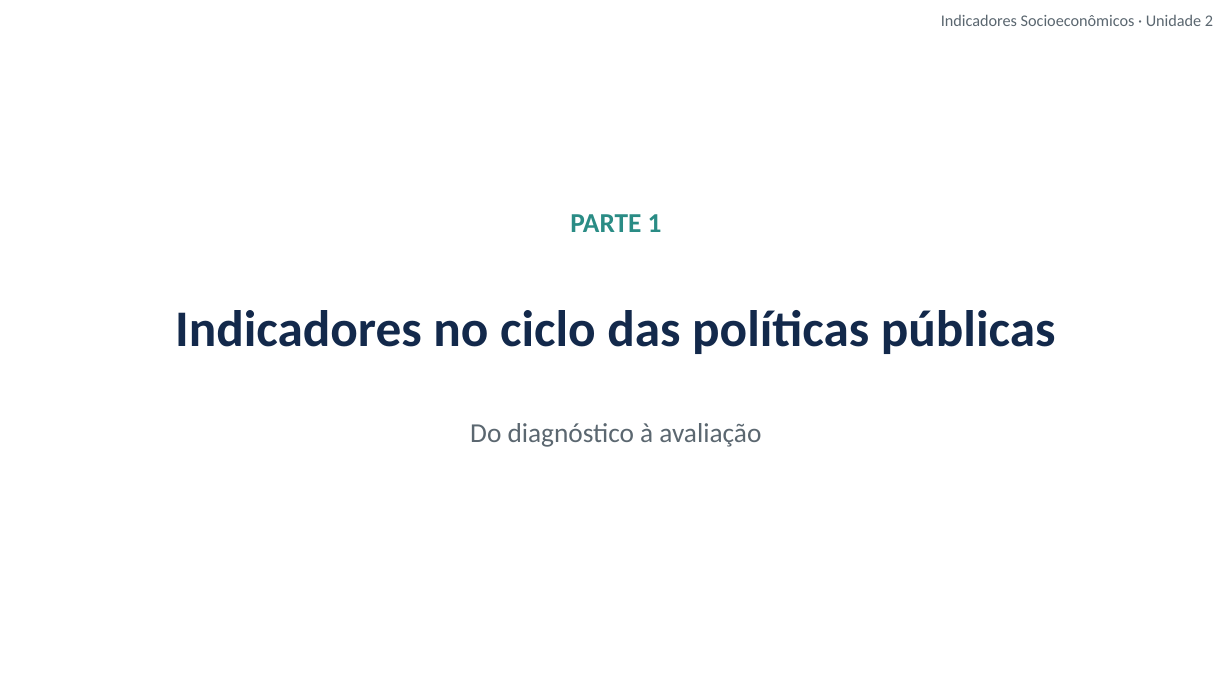
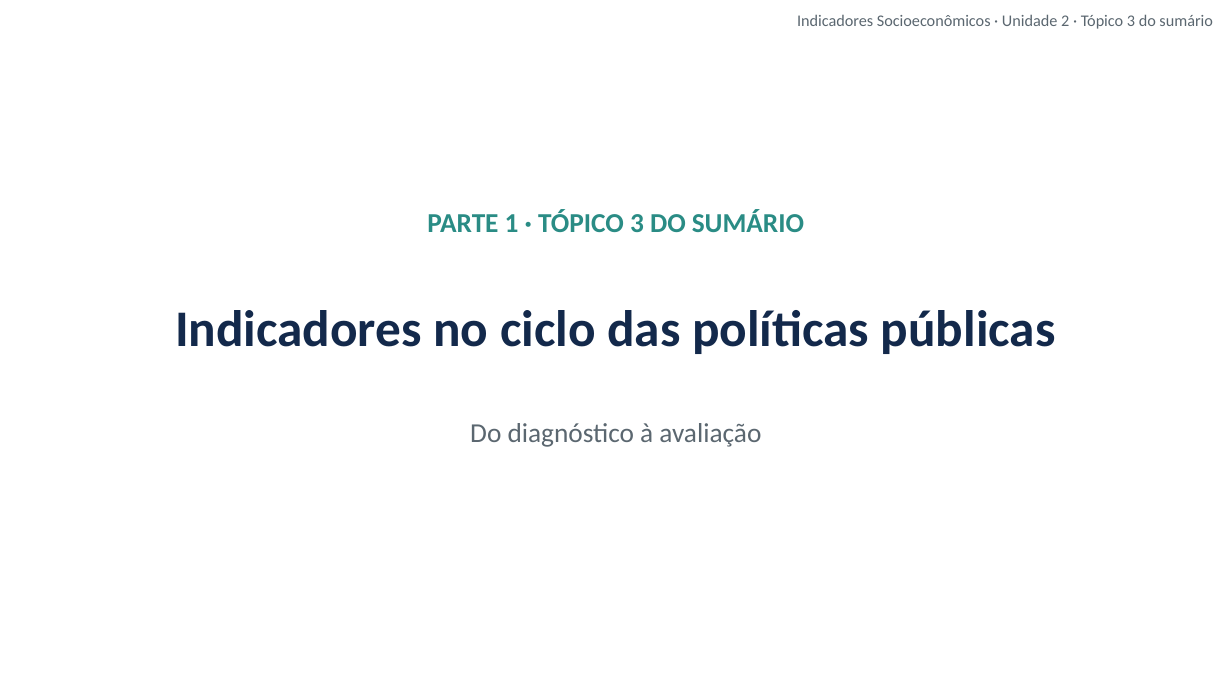
Before and after one commit to cleitonfranco74/gestao_publica, a slide deck: slide 3 of disciplina-08-indicadores-socioeconomicos/materiais/02_Unidade_2_Indicadores_e_Diagnosticos.pptx. Drawn at 1232x693 pixels with LibreOffice and Linux fonts; fonts in the diff are those of the drawing; background and template pictures are left out. Boxes give left, top, right and bottom in pixels: in the first picture for what was removed or moved away, otherwise in the second. Text is boxed around its words. In the diff, an @@ line names an element or a change of style, - is before the commit and + after.

```diff
--- a/disciplina-08-indicadores-socioeconomicos/materiais/02_Unidade_2_Indicadores_e_Diagnosticos.pptx
+++ b/disciplina-08-indicadores-socioeconomicos/materiais/02_Unidade_2_Indicadores_e_Diagnosticos.pptx
@@ text at (797,14,1213,29): text changed @@
-Indicadores Socioeconômicos · Unidade 2
+Indicadores Socioeconômicos · Unidade 2 · Tópico 3 do sumário
@@ text at (427,210,804,232): text changed @@
-PARTE 1
+PARTE 1 · TÓPICO 3 DO SUMÁRIO
```
Also in this commit, not shown: 13 other slides changed, 1 slide added, 8 other files.
